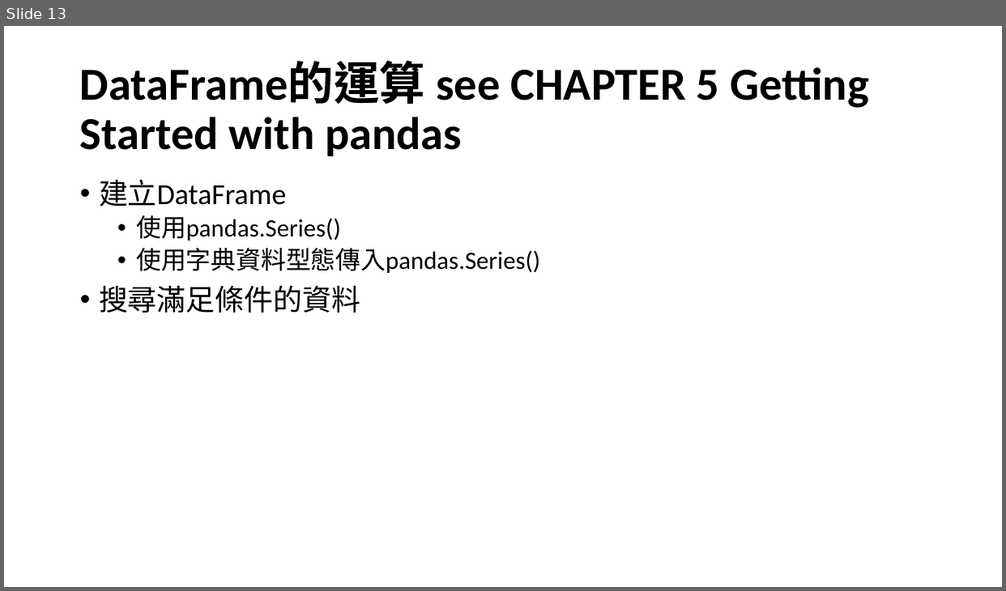
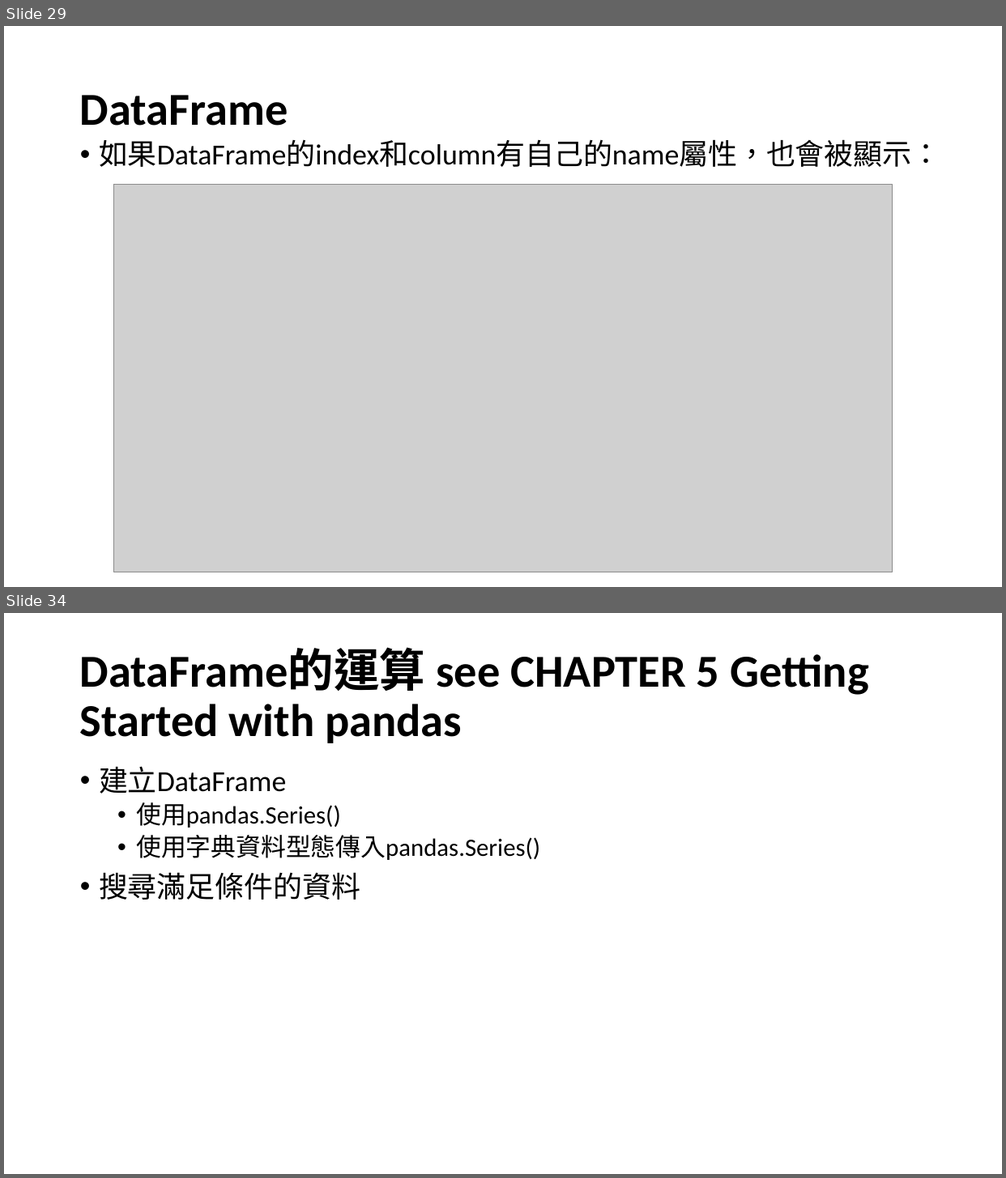
Before and after one commit to yukai920722/2022-ksu-11002, a slide deck: 4100E104_pandas_20220316_A.pptx. Shown one above the other, each under a label of ours: slide 13 before the commit, slides 29 and 34 after it; the slides between them are not shown. The pictures are 1006x591 and 1006x1178 pixels, drawn with LibreOffice and Linux fonts; fonts in the diff are those of the drawing; grey boxes stand for pictures. Boxes give left, top, right and bottom in pixels: in the first picture for what was removed or moved away, otherwise in the second. Text is boxed around its words. In the diff, an @@ line names an element or a change of style, - is before the commit and + after.

```diff
--- a/4100E104_pandas_20220316_A.pptx
+++ b/4100E104_pandas_20220316_A.pptx
@@ slide 29 added at bbox=[4, 26, 1002, 587], background #FFFFFF @@
@@ title added at bbox=[80, 95, 288, 126], 44 pt, text #000000, bold @@
+DataFrame
@@ text added at bbox=[99, 139, 940, 167], 28 pt, text #000000 @@
+• 如果DataFrame的index和column有自己的name屬性，也會被顯示：
@@ picture added at bbox=[113, 185, 892, 573] @@
@@ what was slide 13 is now slide 34 @@
```
Also in this commit, not shown: 2 slides changed, 20 other slides added, 14 other files.
